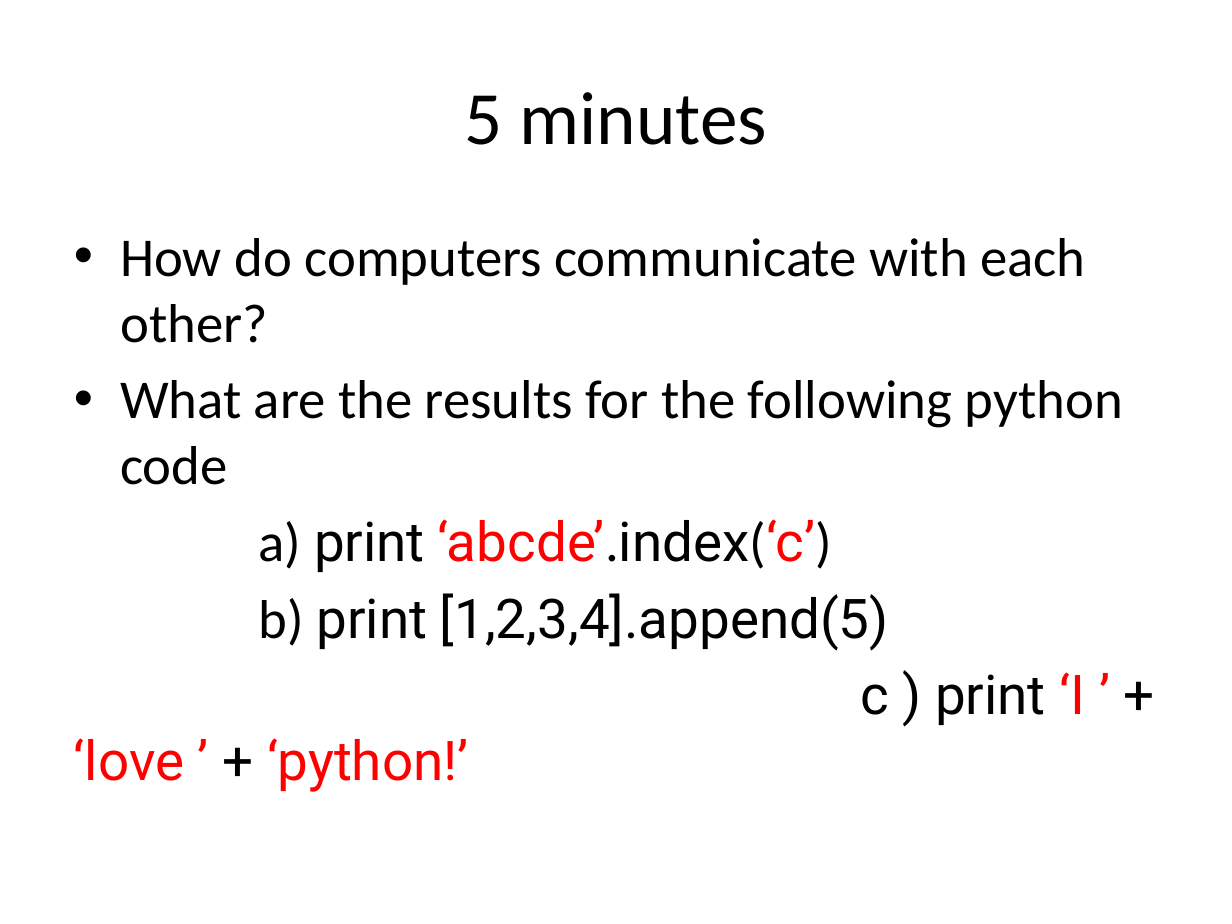
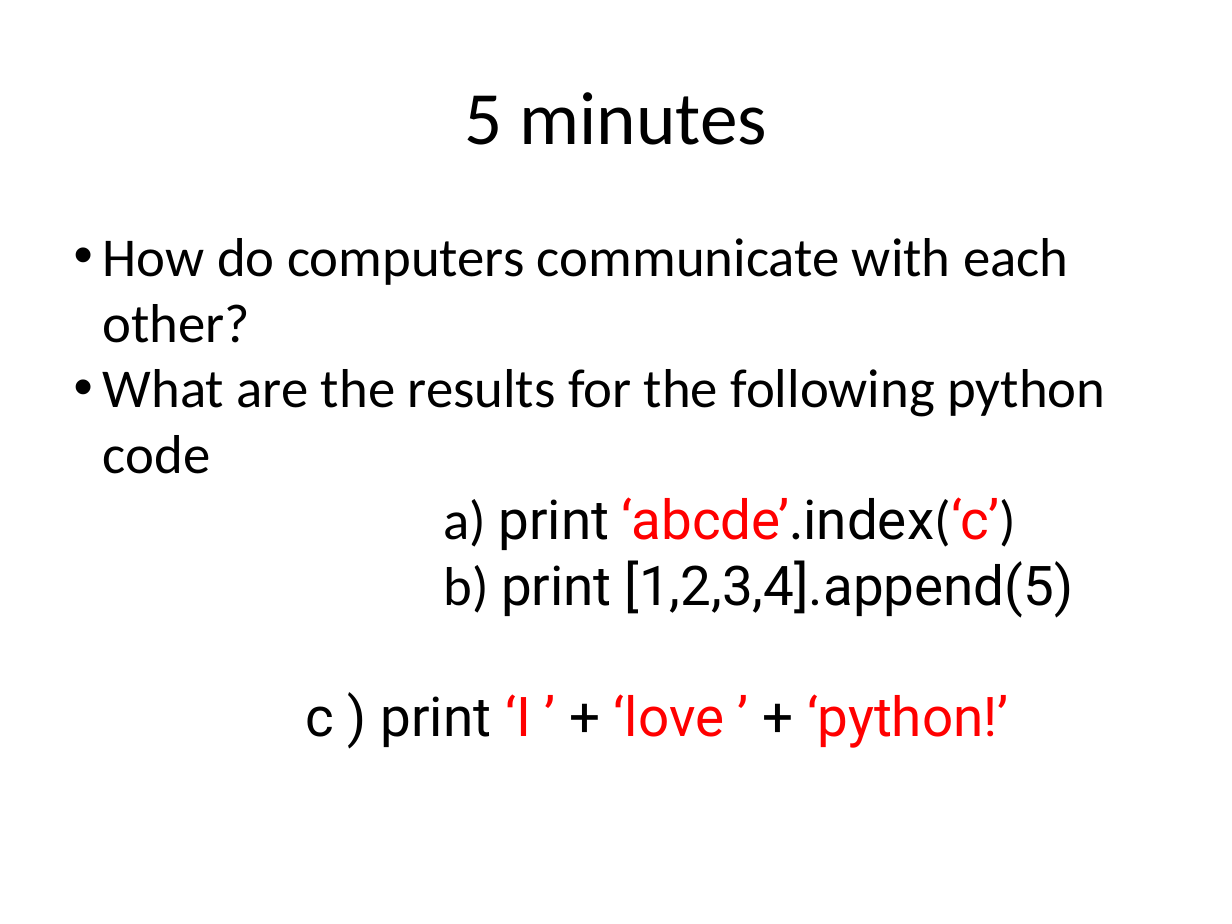
Before and after one commit to Ngom/bigdata_aims_senegal, a slide deck: slide 2 of slides/bd101/D4_Git_streamingAPI.pptx. Drawn at 1232x924 pixels with LibreOffice and Linux fonts; fonts in the diff are those of the drawing. Boxes give left, top, right and bottom in pixels: in the first picture for what was removed or moved away, otherwise in the second. Text is boxed around its words. In the diff, an @@ line names an element or a change of style, - is before the commit and + after.

```diff
--- a/slides/bd101/D4_Git_streamingAPI.pptx
+++ b/slides/bd101/D4_Git_streamingAPI.pptx
@@ text "How do computers communicate with ..." at <box>103,238,1105,748</box>: indent changed; less space between paragraphs @@
```
Also in this commit, not shown: 6 other slides changed, 13 other files.
